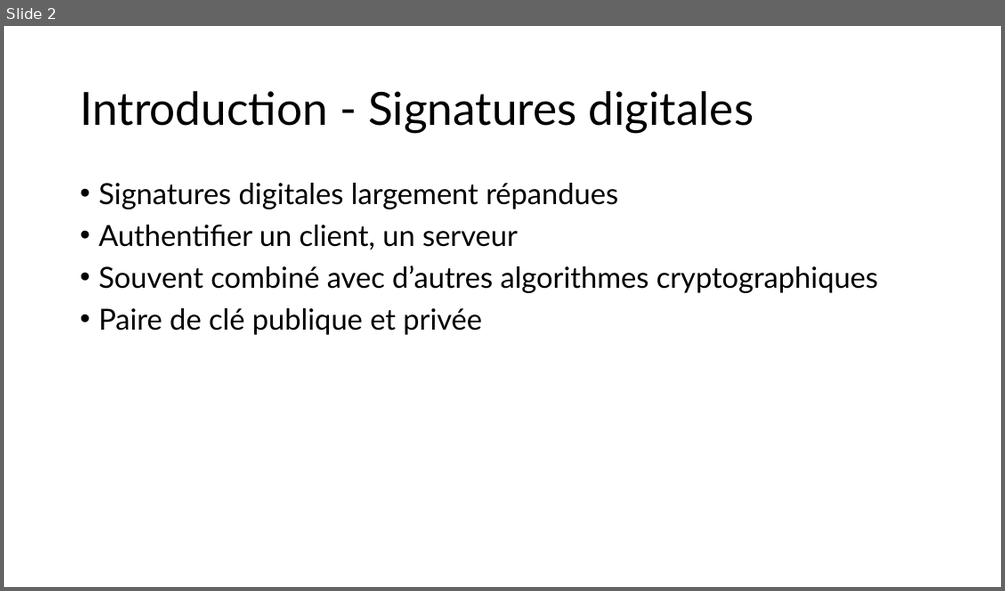
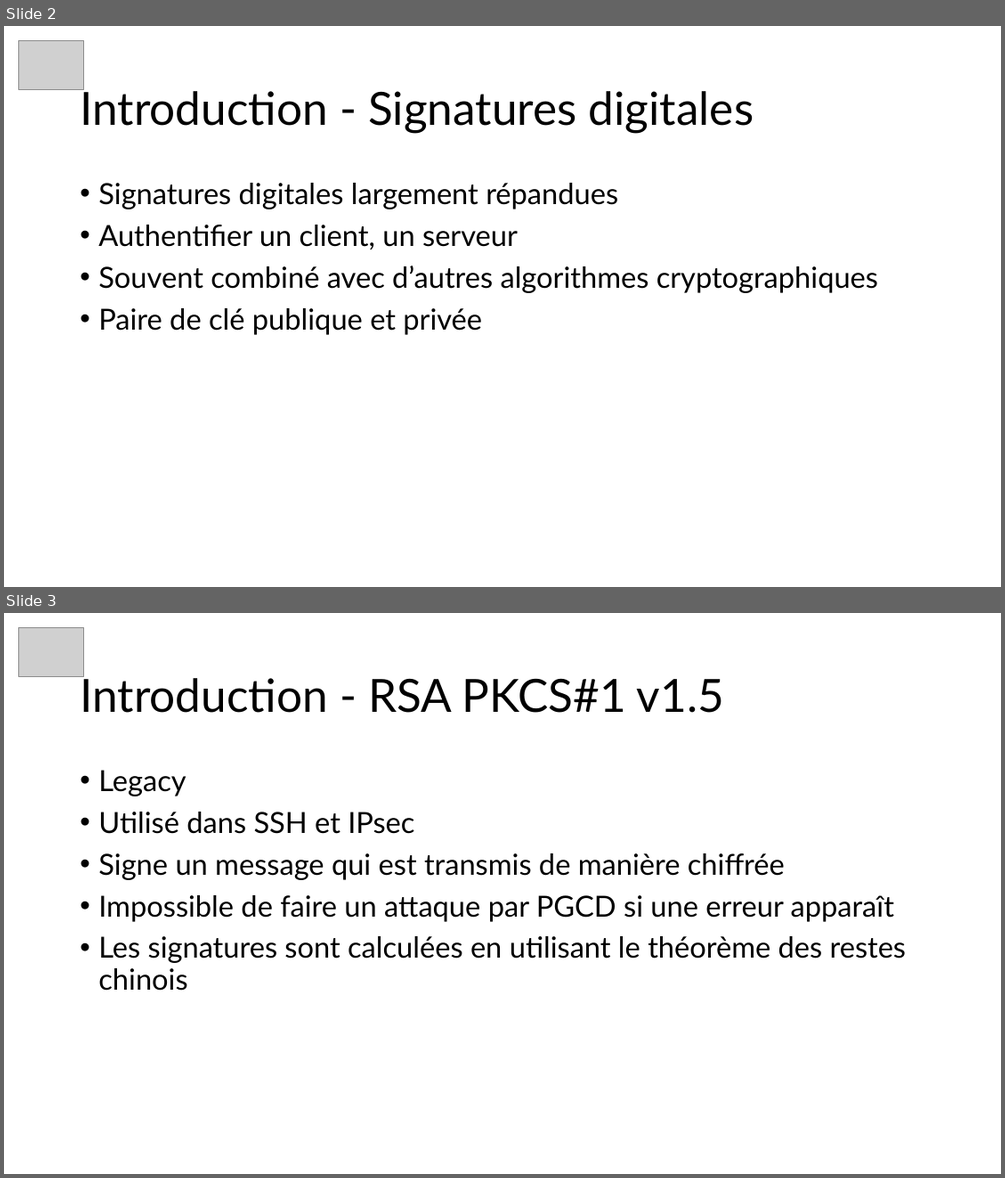
Before and after one commit to JustinFerrara14/SSE, a slide deck: SSELaticeAttackFerrara.pptx. Shown one above the other, each under a label of ours: slide 2 before the commit, slides 2 and 3 after it. The pictures are 1005x591 and 1005x1178 pixels, drawn with LibreOffice and Linux fonts; fonts in the diff are those of the drawing; grey boxes stand for pictures. Boxes give left, top, right and bottom in pixels: in the first picture for what was removed or moved away, otherwise in the second. Text is boxed around its words. In the diff, an @@ line names an element or a change of style, - is before the commit and + after.

Commit message:
update intro

```diff
--- a/SSELaticeAttackFerrara.pptx
+++ b/SSELaticeAttackFerrara.pptx
@@ slide 3 added at (x1=4, y1=613, x2=1001, y2=1174), background #FFFFFF @@
@@ picture added at (x1=19, y1=628, x2=84, y2=676) @@
@@ title added at (x1=80, y1=672, x2=724, y2=713), 44 pt, text #000000 @@
+Introduction - RSA PKCS#1 v1.5
@@ text added at (x1=98, y1=770, x2=906, y2=990), 28 pt, text #000000 @@
+• Legacy
+• Utilisé dans SSH et IPsec
+• Signe un message qui est transmis de manière chiffrée
+• Impossible de faire un attaque par PGCD si une erreur apparaît
+• Les signatures sont calculées en utilisant le théorème des restes chinois
@@ slide 2 changed as well @@
@@ picture added at (x1=19, y1=41, x2=84, y2=89) @@
```
Also in this commit, not shown: 36 other slides changed, 1 other slide added, 6 other files.
